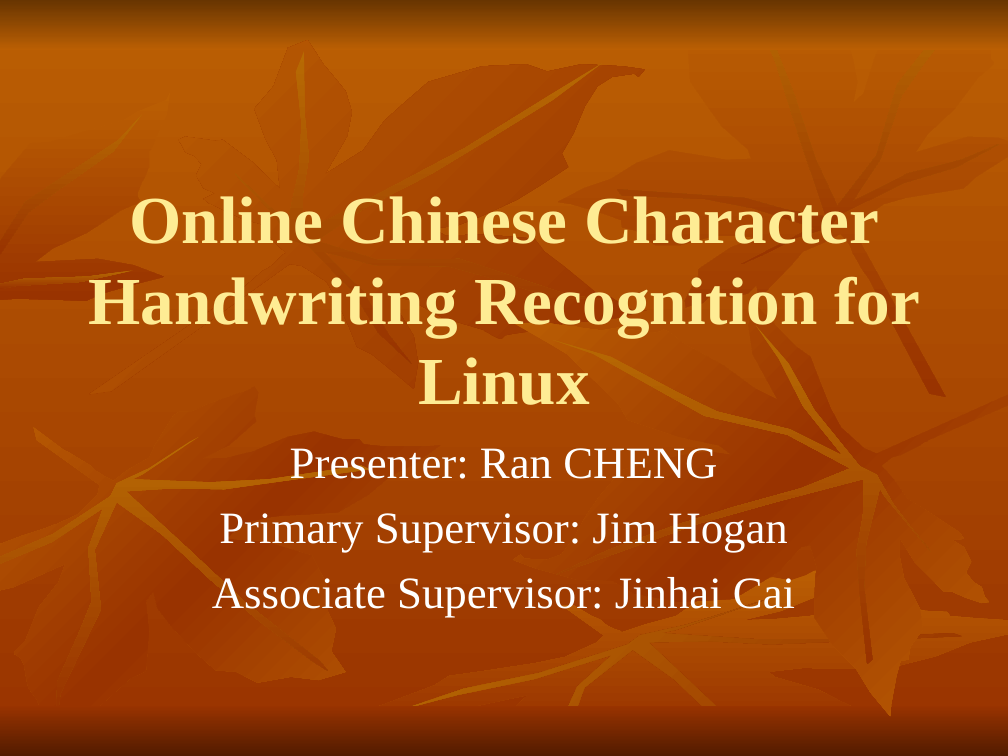
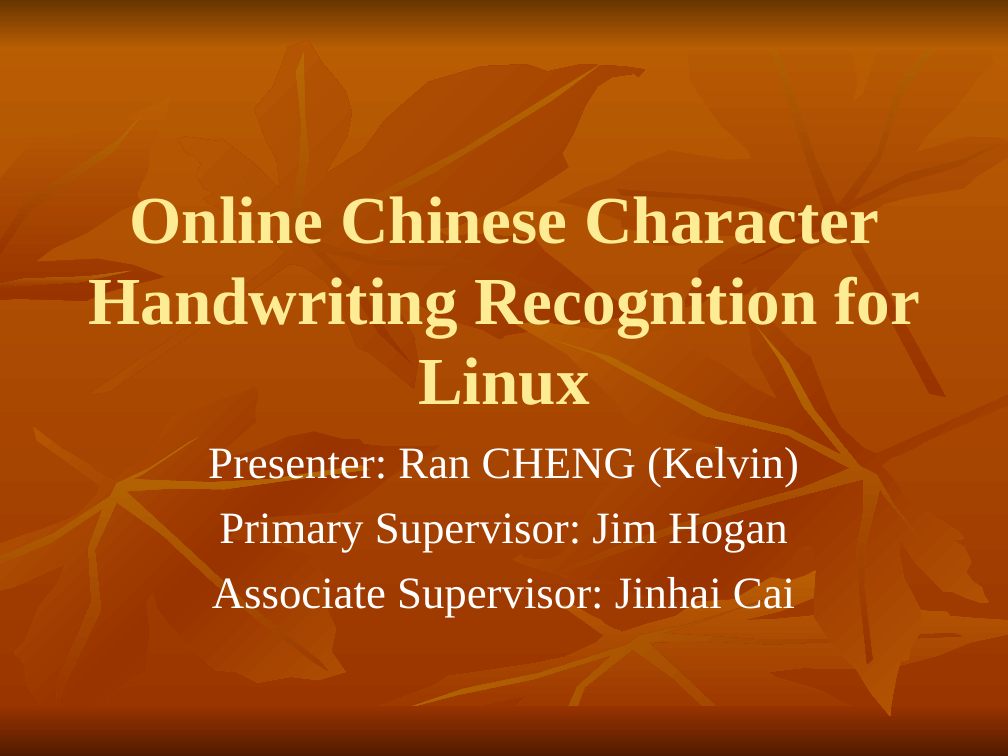
Before and after one commit to shaileshBhokare/honours, a slide deck: slide 1 of Dissertition/report/ranHonours Seminar.ppt. Drawn at 1008x756 pixels with LibreOffice and Linux fonts; fonts in the diff are those of the drawing. Boxes give left, top, right and bottom in pixels: in the first picture for what was removed or moved away, otherwise in the second. Text is boxed around its words. In the diff, an @@ line names an element or a change of style, - is before the commit and + after.

```diff
--- a/Dissertition/report/ranHonours Seminar.ppt
+++ b/Dissertition/report/ranHonours Seminar.ppt
@@ subtitle at (208, 447, 799, 487): text changed @@
-Presenter: Ran CHENG
+Presenter: Ran CHENG (Kelvin)
```
Also in this commit, not shown: 9 other slides changed, 3 slides removed.
